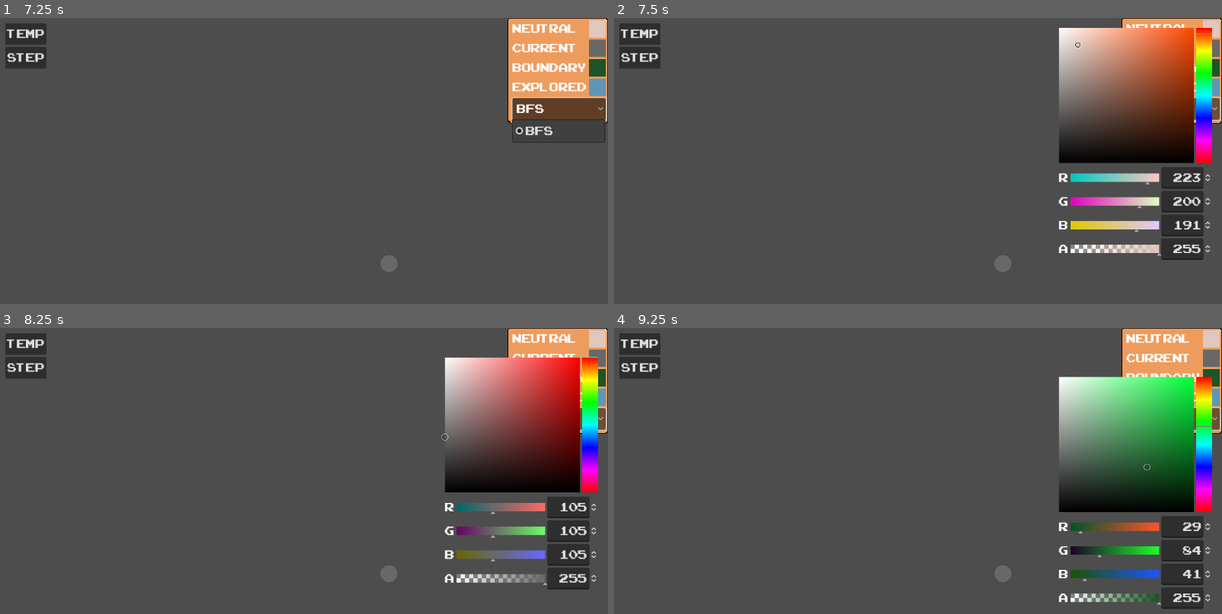
Above: before the commit, frames 1-4 (two rows, left to right).
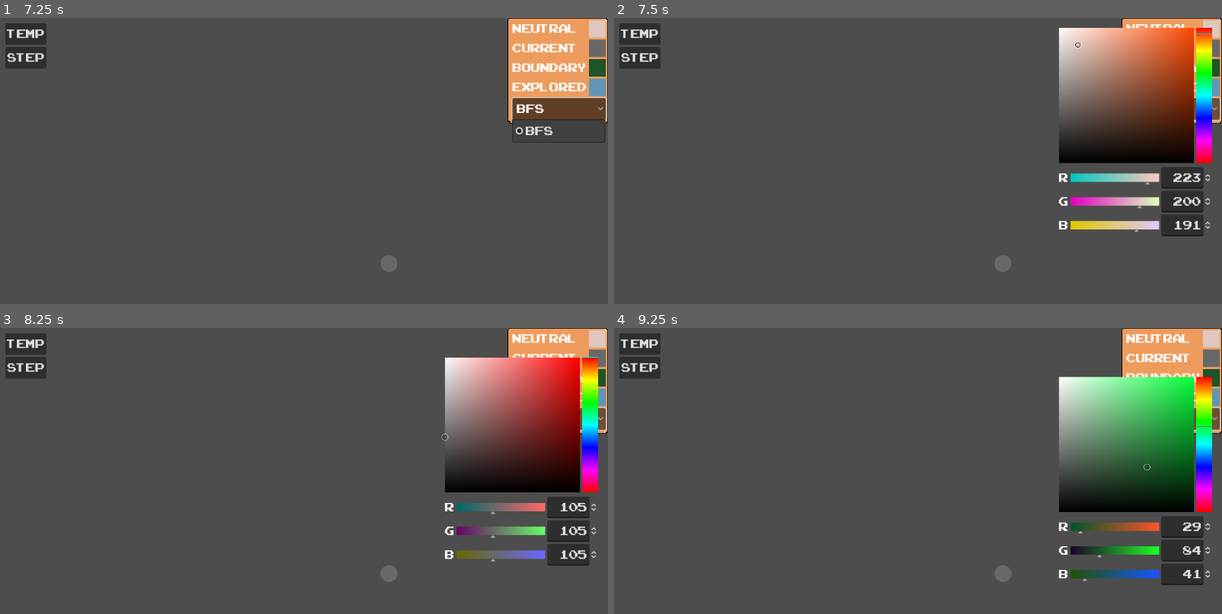
Above: after the commit, the same moments.

Repository: OliverVoogd/GraphBuilder
Game: Godot game, scene res://main_window.tscn
Same seed, same stepped clock (60 frames per second), same inputs: the game is played once before the commit and once after it.
Inputs (mouse positions are in pixels of both pictures, inside the frame that each line leads up to):
- Up to frame 1 (7.25 s): click "TEMP" at 0.5 s; click "Step" at 1.25 s; click "BFS" at 2 s; click "TEMP" at 2.75 s; click "Step" at 3.5 s; click "BFS" at 4.25 s; click "TEMP" at 5 s; click "Step" at 5.75 s; click "BFS" at 6.5 s
- Up to frame 2 (7.5 s): tap Enter at 7.25 s; drag from (1209, 29) to (1003, 263) at 7.27 s
- Up to frame 3 (8.25 s): tap Space at 8 s; drag from (595, 359) to (389, 573) at 8.02 s
- Up to frame 4 (9.25 s): tap Enter at 8.75 s; move the mouse to (1209, 376) at 8.77 s; hold Right mouse button (right_mouse) from 8.78 s (still down); click (1209, 376) at 9.05 s

Frame 1 is identical in both runs. In frame 2, 1.0% of the frame differs, in the area x 73-99%, y 77-85%; in frame 3, 1.0%, in the area x 73-99%, y 83-92%; in frame 4, 0.9%.

Commit message:
reduced unneccesary scripts for showing/hiding colour picker and changing colours

Diff:
--- a/ui/options_menu/colour_select.gd
+++ /dev/null
@@ -1,14 +0,0 @@
-extends ColorRect
-
-var mouse_within := false
-
-signal colour_rect_clicked(colour_rect)
-
-func _ready() -> void:
-	gui_input.connect(on_gui_input)
-
-func on_gui_input(event: InputEvent) -> void:
-	if (event.is_action_pressed("left_mouse")):
-		# bring up the colour picker!
-		colour_rect_clicked.emit(self)
-#
--- a/ui/options_menu/options_menu.gd
+++ b/ui/options_menu/options_menu.gd
@@ -6,6 +6,7 @@
 @onready var algorithm_option_button := $VBoxContainer/AlgorithmOption
 
 @onready var picker := $ColorPicker
+var color_rects: Array[ColorRect]
 
 func _ready() -> void:
 	algorithm_option_button.clear()
@@ -13,23 +14,27 @@
 		algorithm_option_button.add_item(algo.algorithm_name)
 
 	# add the colour rect signals
-	getNeutralColorRect().colour_rect_clicked.connect(on_colour_rect_clicked)
-	getCurrentColorRect().colour_rect_clicked.connect(on_colour_rect_clicked)
-	getBoundaryColorRect().colour_rect_clicked.connect(on_colour_rect_clicked)
-	getExploredColorRect().colour_rect_clicked.connect(on_colour_rect_clicked)
-
-func on_colour_rect_clicked(rect: ColorRect):
-	picker.make_visible(rect)
+	color_rects = [
+		getNeutralColorRect(), getCurrentColorRect(), getBoundaryColorRect(), getExploredColorRect()
+	]
+	for rect in color_rects:
+		rect.gui_input.connect(on_color_rect_clicked.bind(rect))
 
 func _on_algorithm_option_item_selected(index: int) -> void:
 	#algorithm_changed.emit(algorithms[index])
 	pass
 
-func getNeutralColorRect():
+#region Color Rects
+func on_color_rect_clicked(event: InputEvent, rect: ColorRect):
+	if (event.is_action_pressed("left_mouse")):
+		picker.make_visible(rect)
+
+func getNeutralColorRect() -> ColorRect:
 	return $VBoxContainer/GridContainer/crRectNeutral
-func getCurrentColorRect():
+func getCurrentColorRect() -> ColorRect:
 	return $VBoxContainer/GridContainer/crRectCurrent
-func getBoundaryColorRect():
+func getBoundaryColorRect() -> ColorRect:
 	return $VBoxContainer/GridContainer/crRectBoundary
-func getExploredColorRect():
+func getExploredColorRect() -> ColorRect:
 	return $VBoxContainer/GridContainer/crRectExplored
+#endregion
--- a/ui/options_menu/options_menu.tscn
+++ b/ui/options_menu/options_menu.tscn
@@ -1,6 +1,5 @@
-[gd_scene load_steps=7 format=3 uid="uid://d1n5d3w0ntk22"]
+[gd_scene load_steps=6 format=3 uid="uid://d1n5d3w0ntk22"]
 
-[ext_resource type="Script" path="res://ui/options_menu/colour_select.gd" id="1_s51qk"]
 [ext_resource type="Script" path="res://ui/options_menu/options_menu.gd" id="1_xyouh"]
 [ext_resource type="Resource" uid="uid://35np0u1xed7a" path="res://Graph/Algorithms/BFS.tres" id="2_mhvid"]
 [ext_resource type="Texture2D" uid="uid://bj1nx53ium04c" path="res://hexels/optionsmenu.png" id="3_8jlu4"]
@@ -55,7 +54,6 @@
 custom_minimum_size = Vector2(32, 32)
 layout_mode = 2
 color = Color(0.87451, 0.784314, 0.74902, 1)
-script = ExtResource("1_s51qk")
 
 [node name="lblCurrentColour" type="Label" parent="VBoxContainer/GridContainer"]
 layout_mode = 2
@@ -66,7 +64,6 @@
 custom_minimum_size = Vector2(32, 32)
 layout_mode = 2
 color = Color(0.41, 0.41, 0.41, 1)
-script = ExtResource("1_s51qk")
 
 [node name="lblBoundaryColour" type="Label" parent="VBoxContainer/GridContainer"]
 layout_mode = 2
@@ -76,7 +73,6 @@
 custom_minimum_size = Vector2(32, 32)
 layout_mode = 2
 color = Color(0.113725, 0.329412, 0.160784, 1)
-script = ExtResource("1_s51qk")
 
 [node name="lblExploredColour" type="Label" parent="VBoxContainer/GridContainer"]
 layout_mode = 2
@@ -86,7 +82,6 @@
 custom_minimum_size = Vector2(32, 32)
 layout_mode = 2
 color = Color(0.372367, 0.589766, 0.714024, 1)
-script = ExtResource("1_s51qk")
 
 [node name="AlgorithmOption" type="OptionButton" parent="VBoxContainer"]
 layout_mode = 2
@@ -108,6 +103,8 @@
 offset_right = -334.0
 offset_bottom = 648.0
 grow_horizontal = 0
+edit_alpha = false
+deferred_mode = true
 sampler_visible = false
 color_modes_visible = false
 hex_visible = false
